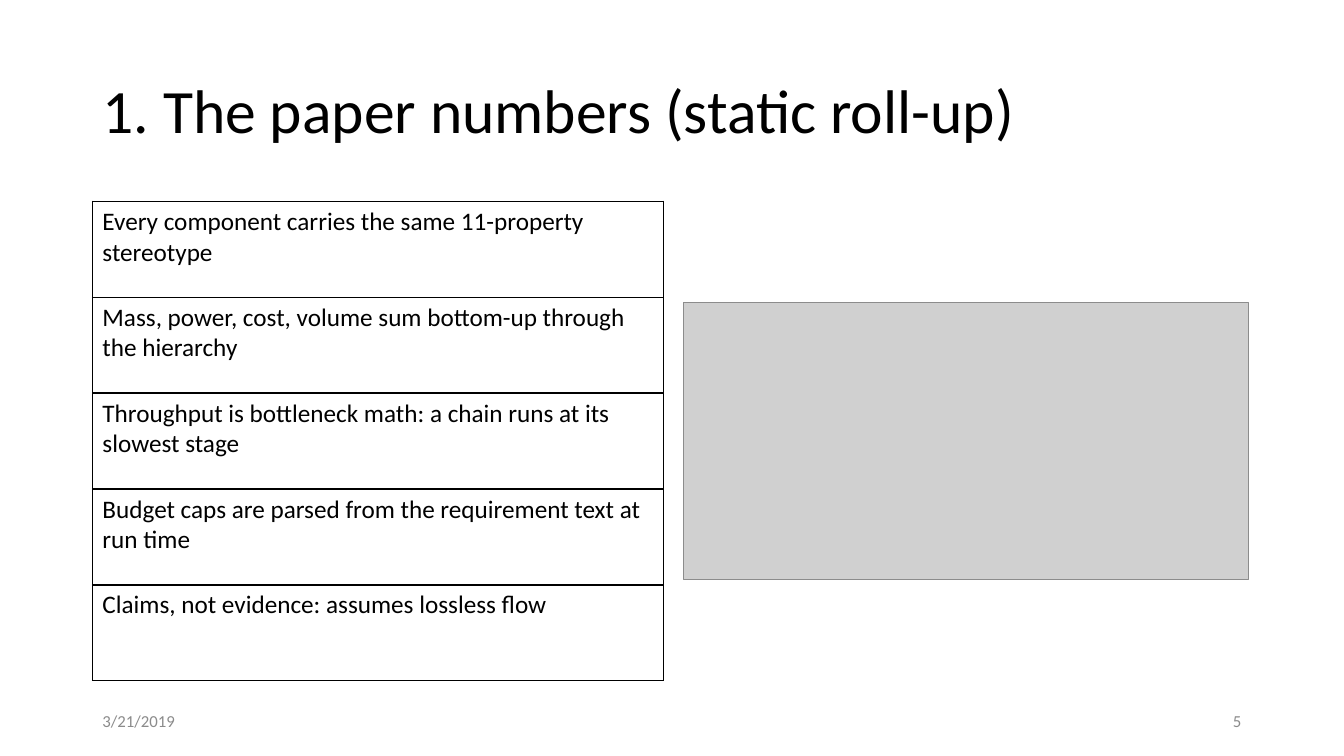
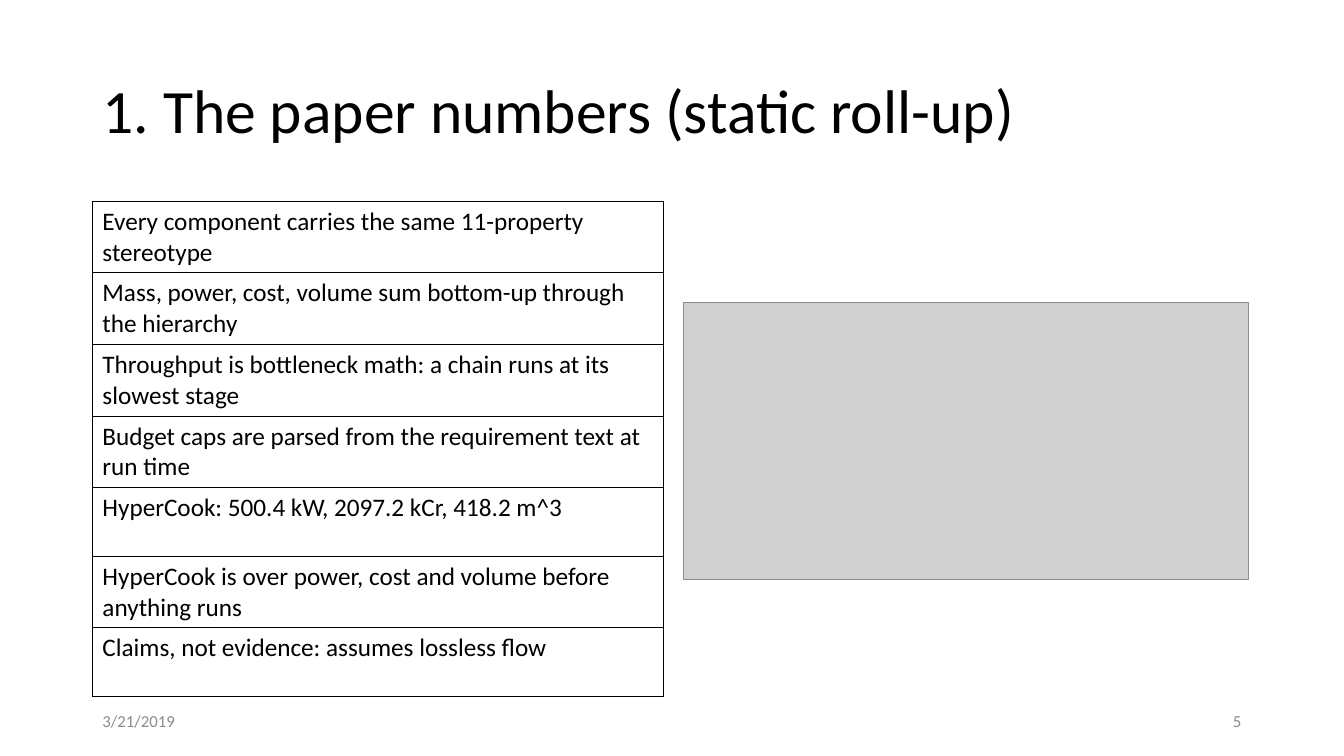
Before and after one commit to mathworks/system-composer-rflp-reference-example, a slide deck: slide 5 of docs/deliverables/GalacticSoupTradeDeck.pptx. Drawn at 1344x756 pixels with LibreOffice and Linux fonts; fonts in the diff are those of the drawing; grey boxes stand for pictures. Boxes give left, top, right and bottom in pixels: in the first picture for what was removed or moved away, otherwise in the second. Text is boxed around its words. In the diff, an @@ line names an element or a change of style, - is before the commit and + after.

```diff
--- a/docs/deliverables/GalacticSoupTradeDeck.pptx
+++ b/docs/deliverables/GalacticSoupTradeDeck.pptx
@@ table at (93,202,664,682) @@
+row 5: HyperCook: 500.4 kW, 2097.2 kCr, 418.2 m^3
+row 6: HyperCook is over power, cost and volume before anything runs
```
Also in this commit, not shown: 5 other slides changed, 13 other files.
